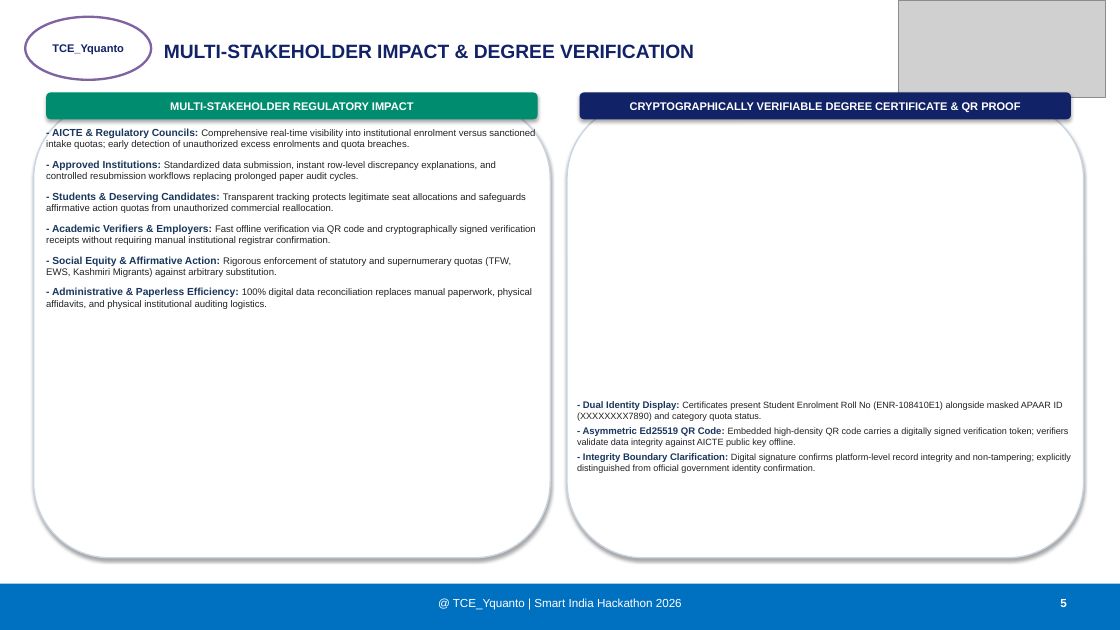
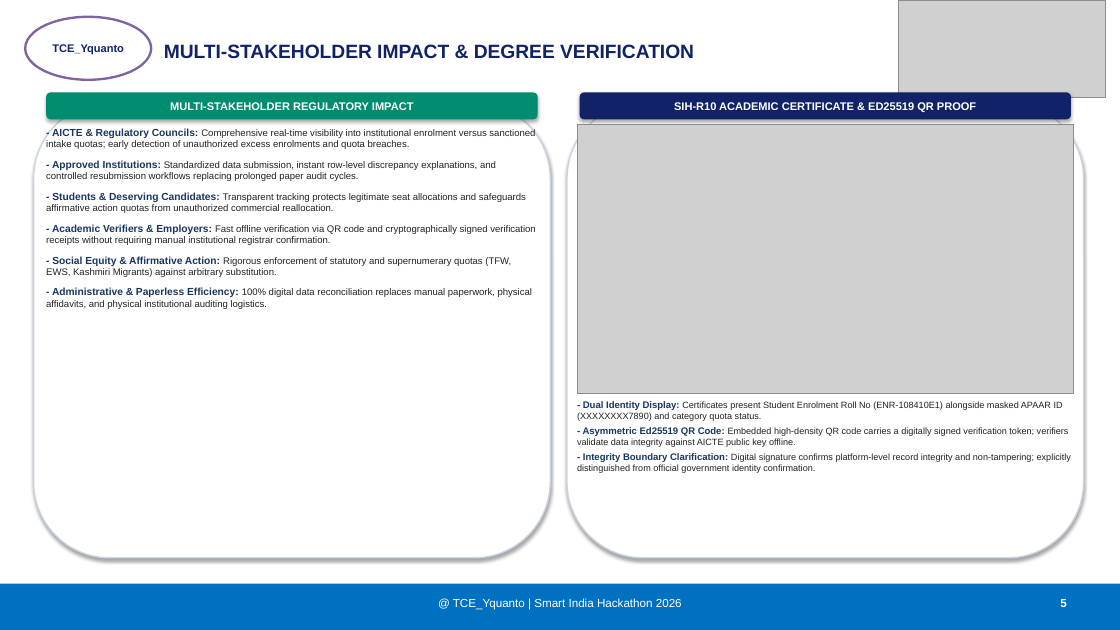
Before and after one commit to naveeshpcbin/APAAR-ID-BASED-SYSTEM, a slide deck: slide 5 of deck/final/PRAMAAN-AICTE_SIH2026_Final.pptx. Drawn at 1120x630 pixels with LibreOffice and Linux fonts; fonts in the diff are those of the drawing; grey boxes stand for pictures. Boxes give left, top, right and bottom in pixels: in the first picture for what was removed or moved away, otherwise in the second. Text is boxed around its words. In the diff, an @@ line names an element or a change of style, - is before the commit and + after.

```diff
--- a/deck/final/PRAMAAN-AICTE_SIH2026_Final.pptx
+++ b/deck/final/PRAMAAN-AICTE_SIH2026_Final.pptx
@@ text in rounded rectangle at (x1=674, y1=101, x2=976, y2=112): text changed @@
-CRYPTOGRAPHICALLY VERIFIABLE DEGREE CERTIFICATE & QR PROOF
+SIH-R10 ACADEMIC CERTIFICATE & ED25519 QR PROOF
@@ picture added at (x1=577, y1=124, x2=1074, y2=393) @@
```
Also in this commit, not shown: 5 other slides changed, 58 other files.
